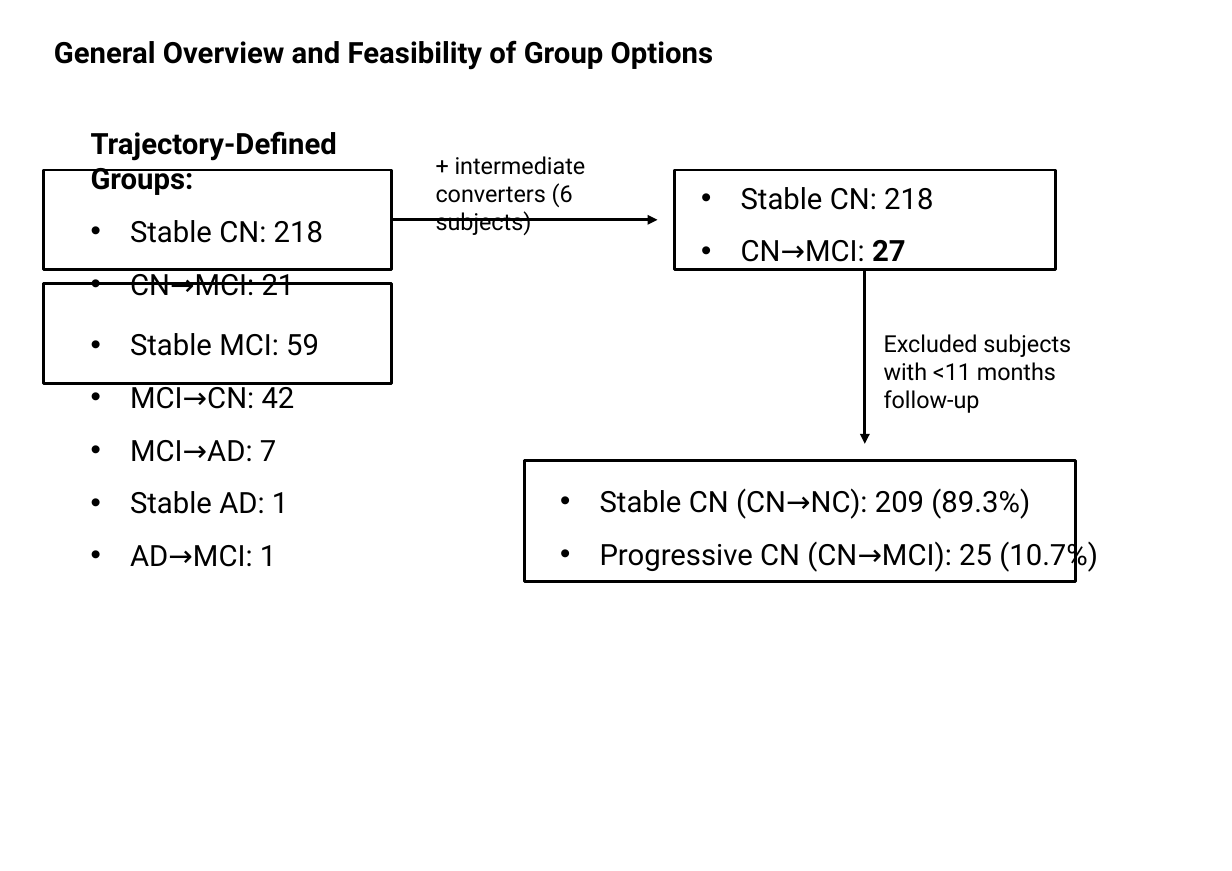
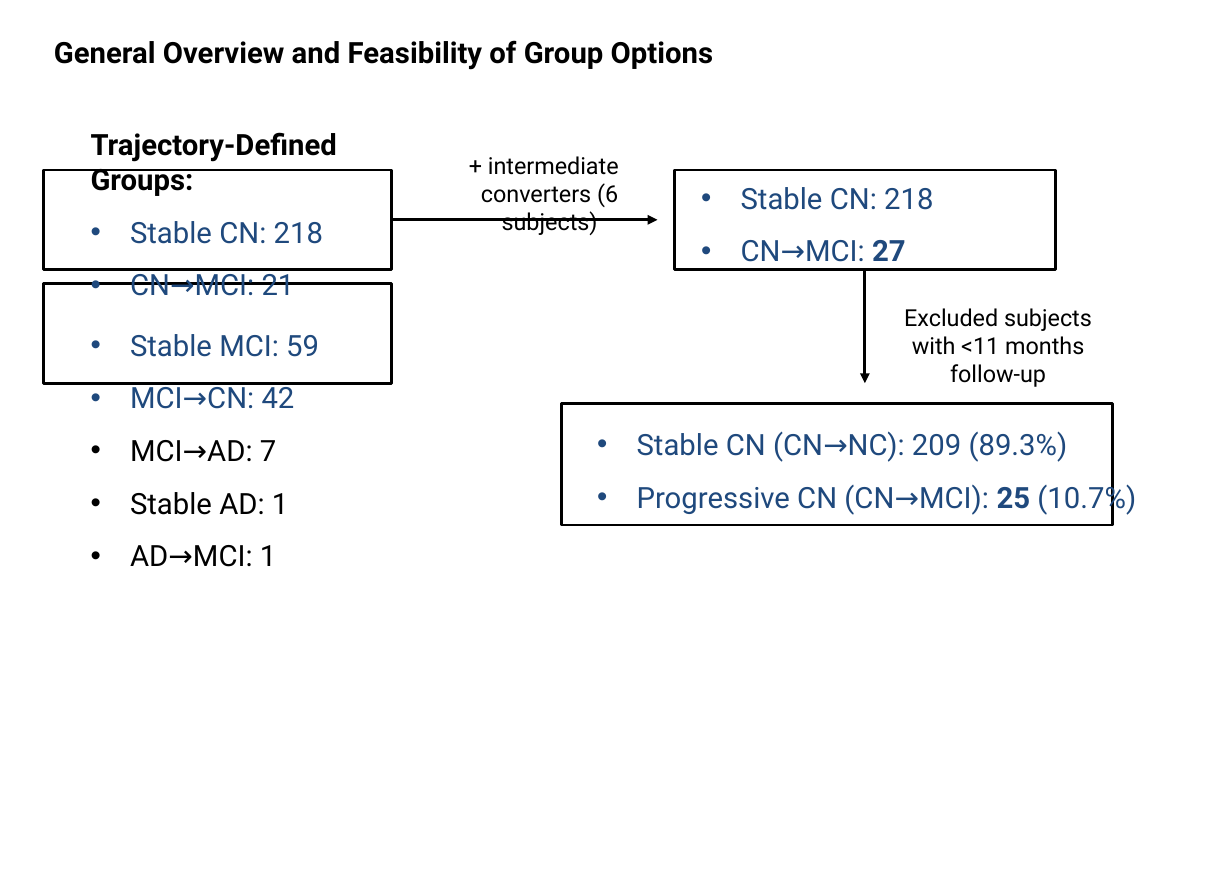
Before and after one commit to tranleminhtrial5/LongitudinalNC, a slide deck: slide 3 of Prospective Study MCI BIA.pptx. Drawn at 1232x871 pixels with LibreOffice and Linux fonts; fonts in the diff are those of the drawing; background and template pictures are left out. Boxes give left, top, right and bottom in pixels: in the first picture for what was removed or moved away, otherwise in the second. Text is boxed around its words. In the diff, an @@ line names an element or a change of style, - is before the commit and + after.

```diff
--- a/Prospective Study MCI BIA.pptx
+++ b/Prospective Study MCI BIA.pptx
@@ text "+ intermediate converters (6 subjects)" at box(481, 156, 619, 235): alignment left to centre @@
@@ text "Stable CN: 218" at box(741, 187, 933, 269): text colour #000000 to #1F497D @@
@@ text at box(130, 221, 323, 409): text colour #000000 to #1F497D in "Stable CN: 218", "CN→MCI: 21", "Stable MCI: 59", "MCI→CN: 42" @@
@@ arrow moved from (865, 271) - (865, 444) to (865, 271) - (865, 384) @@
@@ text "Excluded subjects with <11 months ..." at box(904, 308, 1092, 387): alignment left to centre @@
@@ text "Excluded subjects with <11 months ...": place and size @@
-text "Excluded subjects with <11 months ..." at box(884, 334, 1071, 413)
+text "Excluded subjects with <11 months ..." at box(904, 308, 1092, 387)
@@ rectangle: place and size @@
-rectangle at box(525, 461, 1076, 582)
+rectangle at box(562, 404, 1113, 525)
@@ text "Stable CN (CN→NC): 209 (89.3%)": place and size @@
-text "Stable CN (CN→NC): 209 (89.3%)" at box(600, 488, 1098, 572)
+text "Stable CN (CN→NC): 209 (89.3%)" at box(637, 431, 1136, 516)
@@ text "Stable CN (CN→NC): 209 (89.3%)" at box(637, 431, 1136, 516): text colour #000000 to #1F497D; bold on in "25" @@
```
Also in this commit, not shown: 2 other slides changed, 4 slides added, 2 slides removed, 5 other files.
